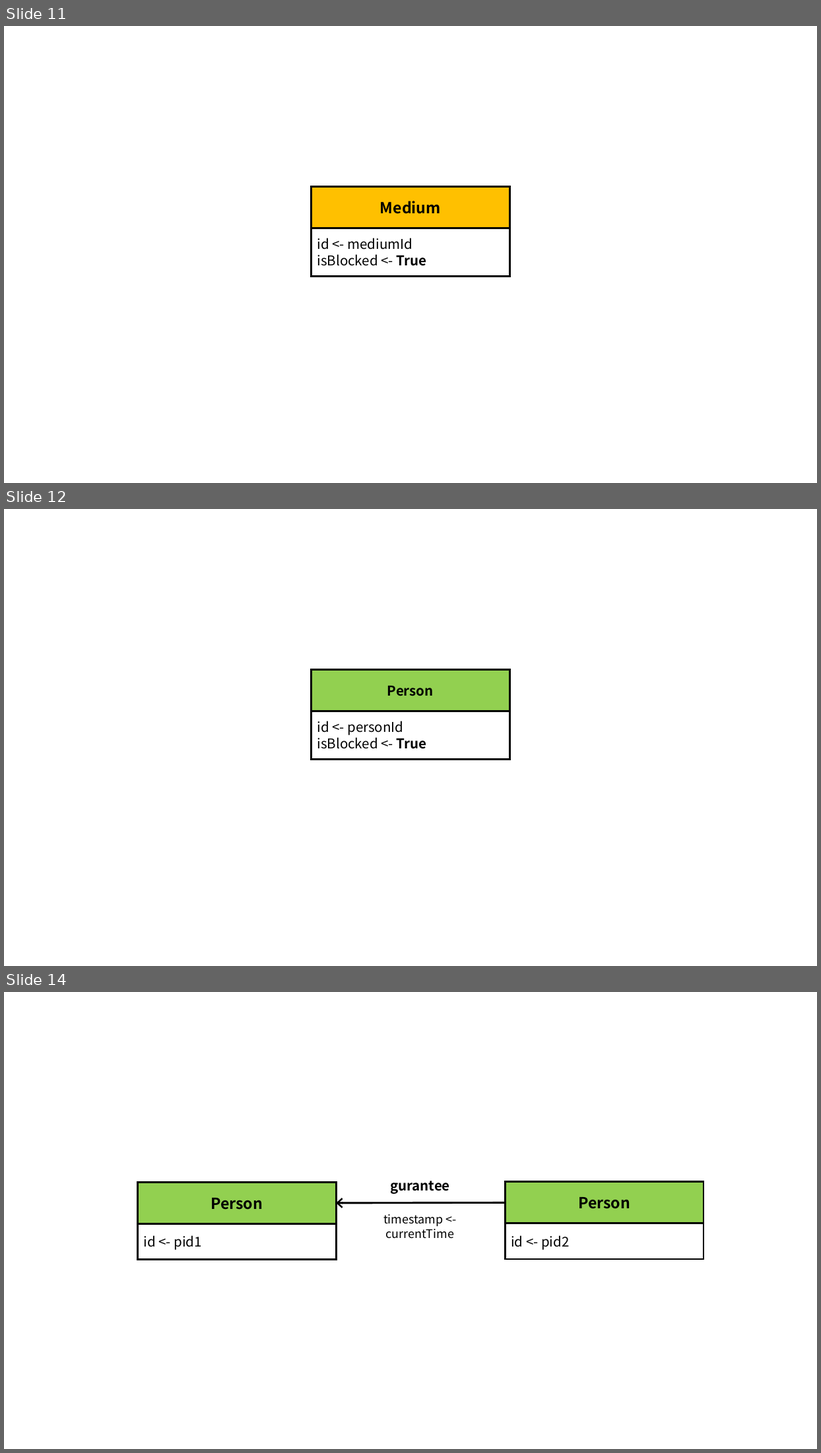
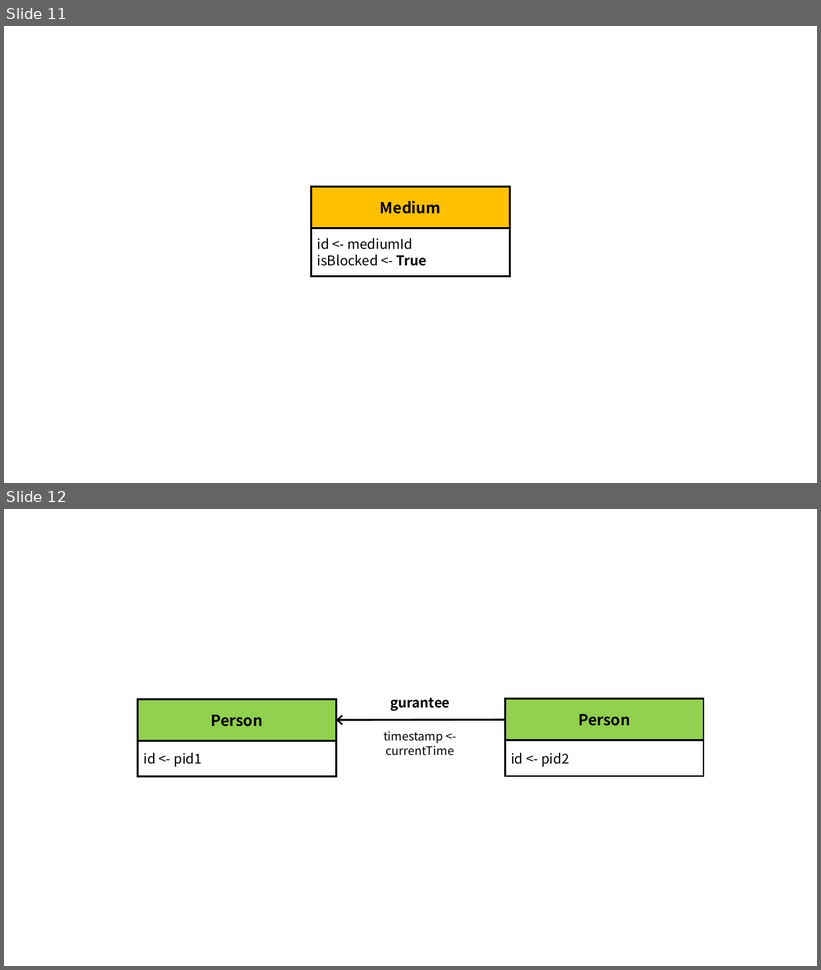
Before and after one commit to ldbc/ldbc_finbench_docs, a slide deck: patterns/transaction-write.pptx. Shown one above the other, each under a label of ours: slides 11, 12 and 14 before the commit, slides 11 and 12 after it; the slides between them are not shown. The pictures are 821x1453 and 821x970 pixels, drawn with LibreOffice and Linux fonts; fonts in the diff are those of the drawing. Boxes give left, top, right and bottom in pixels: in the first picture for what was removed or moved away, otherwise in the second. Text is boxed around its words. In the diff, an @@ line names an element or a change of style, - is before the commit and + after.

```diff
--- a/patterns/transaction-write.pptx
+++ b/patterns/transaction-write.pptx
@@ slide 12 removed at bbox=[4, 509, 817, 966], background #FFFFFF @@
@@ rectangle removed at bbox=[312, 670, 510, 712] @@
-Person
@@ rectangle removed at bbox=[312, 712, 510, 760] @@
-id <- personId
-isBlocked <- True
@@ what was slide 14 is now slide 12 @@
```
Also in this commit, not shown: 2 slides added, 1 other slide removed, 8 other files.
